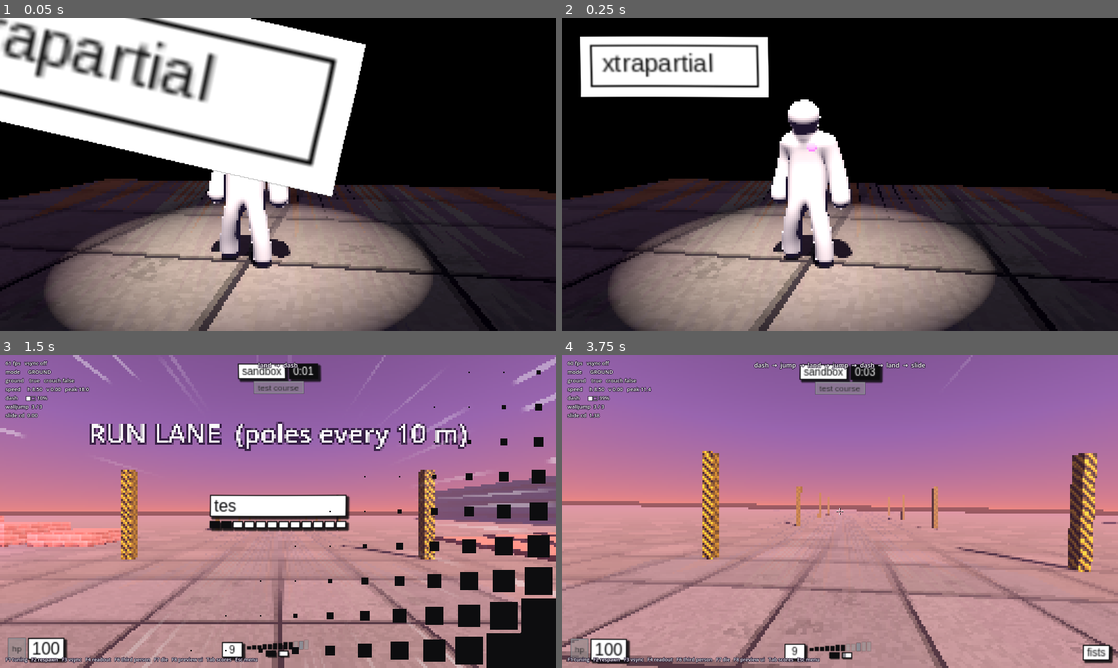
Above: before the commit, frames 1-4 (two rows, left to right).
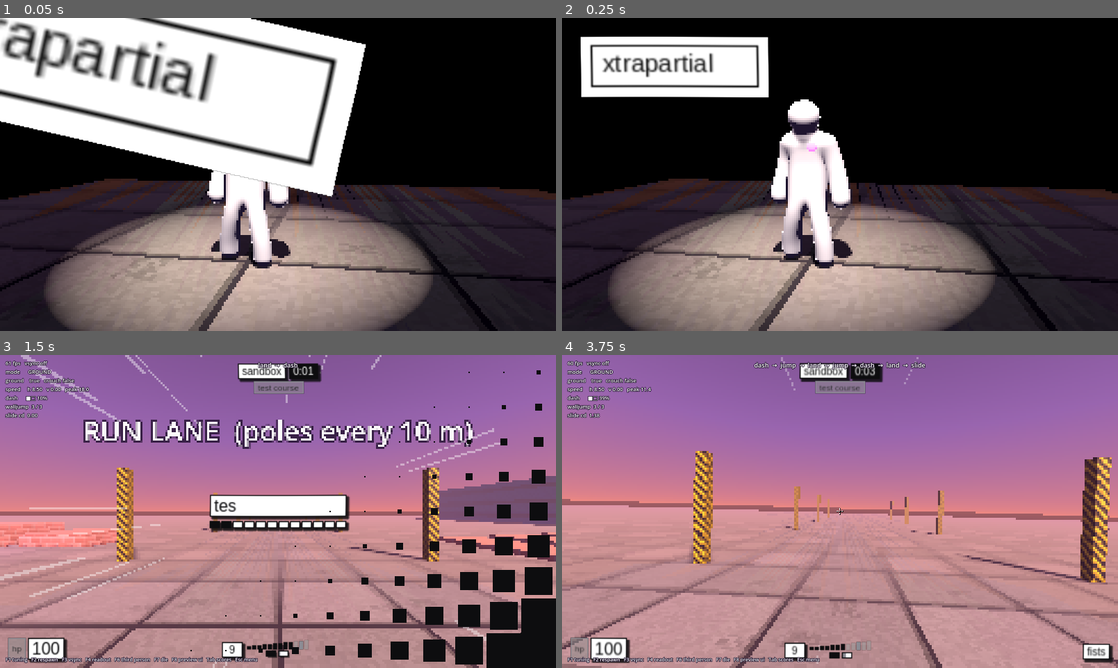
Above: after the commit, the same moments.

Repository: shrimpsooup2/xpl
Game: Godot game, scene res://scenes/main_menu.tscn
Two runs of this game, one before a commit and one after it. Both use one fixed random seed, a clock stepped at 60 frames per second and the inputs below.
Inputs (mouse positions are in pixels of both pictures, inside the frame that each line leads up to):
- Up to frame 1 (0.05 s): no input
- Up to frame 2 (0.25 s): no input
- Up to frame 3 (1.5 s): click "play" at 0.5 s; move the mouse to (305, 511) at 1.27 s; hold W (move_forward) from 1.28 s (still down); hold Shift (dash) from 1.28 s (still down)
- Up to frame 4 (3.75 s): keep holding W (move_forward); tap Space (jump) at 1.52, 2.27 s; click (867, 511) at 1.55 s; move the mouse to (812, 511) at 2.02 s; release Shift (dash) at 2.03 s; click (812, 511) at 2.1 s; tap Shift (dash) at 2.3 s; move the mouse to (851, 505) at 2.77 s; right-click (851, 505) at 2.85 s; click (851, 505) at 3.05 s; move the mouse to (834, 517) at 3.52 s; tap Ctrl (crouch) at 3.6 s; click (834, 517) at 3.67 s

Frame 1 is identical in both runs. In frame 2, 0.6% of the frame differs, in the area x 3-38%, y 5-26%; in frame 3, 11%; in frame 4, 14%, in the area x 0-100%, y 0-100%.

Commit message:
Snappy camera and HUD by default; camera smoothing setting
Reactions now snap in on the frame they happen and drop straight off:
- Camera kicks land as displacement and fall off on a critically damped
  spring (~0.2 s); the smashdown impact holds its slam for 50 ms.
- Shake is random jitter stepped at 30 Hz instead of a sine wobble.
- Slide tilt, slide widen and the smashdown stretch come in within a
  couple of frames; only the speed FOV still eases.
- The impact-frame punch holds through the beats, then snaps back.
- HUD knocks snap, the impact rattle holds then snaps back, UI kicks and
  crosshair spread recover faster, stamped tiles settle without wobble.
- Speed lines are thin, hard streaks redrawn at random 24 times a
  second; world rings and flash are quicker and thinner.

camera_smoothing (0-1, default 0) blends everything back toward the
smooth, springy feel (kicks swell in, shake wobbles, elastic settles,
streaming speed lines).

Co-Authored-By: Claude Opus 5.5 <noreply@anthropic.com>
Claude-Session: https://claude.ai/code/session_01Tj9HxZHYVTVMQ6X4MXNMBu

Diff:
--- a/src/player/player.gd
+++ b/src/player/player.gd
@@ -23,16 +23,17 @@
 const THIRD_PERSON_HEIGHT := 0.5
 ## Camera punch (punch_camera()), at strength 1 and default screen shake:
 ## zoom-in (degrees of vertical FOV), roll and pitch kick, a shove back
-## (meters), then a damped spring back. Slow enough that the view is still
-## visibly punched in when an impact frame's held beats end, then swings
-## out past rest into a recoil and settles in about half a second.
+## (meters), then a damped spring back. Snappy (camera smoothing 0): held
+## through the impact frame's beats, then a fast snap back with a small
+## recoil. Smooth (1): no hold, a slow swing out past rest.
 const PUNCH_FOV := 14.0
 const PUNCH_ROLL := deg_to_rad(5.0)
 const PUNCH_PITCH := deg_to_rad(2.0)
 const PUNCH_YAW := deg_to_rad(1.0)
 const PUNCH_PUSH := 0.12
-const PUNCH_FREQUENCY := 12.0  # rad/s
-const PUNCH_DAMPING := 0.45
+const PUNCH_HOLD := 0.08
+const PUNCH_FREQUENCY := Vector2(26.0, 12.0)  # rad/s: (snappy, smooth).
+const PUNCH_DAMPING := Vector2(0.55, 0.45)
 const PUNCH_TIME := 0.7
 
 # Camera reactions (GDD §10.3), at camera motion 1. The view only ever moves
@@ -48,15 +49,21 @@
 ## down (extra horizontal degrees).
 const SMASH_HANG_FOV := 8.0
 const SMASH_FOV := 22.0
-## Kicks ride one damped spring per channel: (vertical fov degrees, pitch,
-## roll, drop in meters). KICK_GAIN turns a wanted peak into a spring
-## impulse (for this stiffness and damping the peak is ~1/26 of it).
-const KICK_STIFFNESS := 170.0
-const KICK_DAMPING := 16.0
+## Kicks ride one spring per channel: (vertical fov degrees, pitch, roll,
+## drop in meters). Snappy: a kick lands in full on the frame it happens and
+## falls straight off (critically damped, gone in ~0.2 s). Smooth: it swells
+## in from an impulse and settles with a little overshoot (~0.4 s); KICK_GAIN
+## turns a wanted peak into that impulse. (snappy, smooth) pairs.
+const KICK_STIFFNESS := Vector2(576.0, 170.0)
+const KICK_DAMPING := Vector2(48.0, 16.0)
 const KICK_GAIN := 26.0
-## Shake at full trauma and default screen shake.
+## A smashdown impact holds its kick this long before letting go (snappy).
+const IMPACT_HOLD := 0.05
+## Shake at full trauma and default screen shake. Snappy shake is random
+## jitter stepped at SHAKE_RATE; smooth shake is a sine wobble.
 const SHAKE_POSITION := 0.05
 const SHAKE_ROTATION := deg_to_rad(1.2)
+const SHAKE_RATE := 30.0
 
 @export var movement_params: MovementParams
 @export var view_settings: ViewSettings
@@ -90,6 +97,9 @@
 var _punch_push := 0.0
 var _kick := Vector4.ZERO  # fov, pitch, roll, drop
 var _kick_velocity := Vector4.ZERO
+var _kick_hold := 0.0
+var _jitter := Vector3.ZERO
+var _jitter_timer := 0.0
 var _slide_look := 0.0  # 0..1 blend into the slide camera.
 var _slide_side := 1.0
 var _smash_look := 0.0  # -1 hang .. 1 descent.
@@ -259,8 +269,9 @@
 	model.follow(pos, yaw)
 	model.animate_movement(state, velocity)
 
+	var smooth := v.camera_smoothing
 	var target_eye := p.crouch_eye_height if state.crouched else p.stand_eye_height
-	_eye_height = move_toward(_eye_height, target_eye, EYE_HEIGHT_SPEED * delta)
+	_eye_height = move_toward(_eye_height, target_eye, lerpf(10.0, EYE_HEIGHT_SPEED, smooth) * delta)
 	_dip = move_toward(_dip, 0.0, DIP_RECOVER * delta)
 	var motion := v.camera_motion
 	var local := Basis(Vector3.UP, yaw).inverse() * velocity
@@ -271,12 +282,13 @@
 	var sliding := state.mode == MovementState.Mode.SLIDE
 	if sliding and _slide_look == 0.0:
 		_slide_side = -signf(local.x) if absf(local.x) > 0.5 else 1.0
-	_slide_look = move_toward(_slide_look, 1.0 if sliding else 0.0, delta * (7.0 if sliding else 3.0))
+	var slide_rate := lerpf(30.0, 7.0, smooth) if sliding else lerpf(14.0, 3.0, smooth)
+	_slide_look = move_toward(_slide_look, 1.0 if sliding else 0.0, delta * slide_rate)
 	target_roll += SLIDE_TILT * _slide_side * _slide_look * motion
 	if state.mode == MovementState.Mode.WALLRIDE:
 		var right := Basis(Vector3.UP, yaw) * Vector3.RIGHT
 		target_roll = -signf(state.wallride_normal.dot(right)) * deg_to_rad(v.wallride_tilt)
-	_roll = lerpf(_roll, target_roll, 1.0 - exp(-10.0 * delta))
+	_roll = lerpf(_roll, target_roll, 1.0 - exp(-lerpf(22.0, 10.0, smooth) * delta))
 
 	# Smashdown hang and descent.
 	var smash_target := 0.0
@@ -286,32 +298,39 @@
 		MovementState.Mode.SMASH:
 			smash_target = 1.0
 			_shake = maxf(_shake, 0.4)  # The descent rattles.
-	_smash_look = move_toward(_smash_look, smash_target, delta * 10.0)
+	_smash_look = move_toward(_smash_look, smash_target, delta * lerpf(30.0, 10.0, smooth))
 	_update_smash_marker()
 
-	_step_kicks(delta)
+	_step_kicks(delta, smooth)
 
 	# Shake: trauma squared, in position and rotation. Slides rumble.
-	_shake = maxf(_shake - delta * 2.2, 0.0)
+	_shake = maxf(_shake - delta * lerpf(4.0, 2.2, smooth), 0.0)
 	_shake_time += delta
+	_jitter_timer -= delta
+	if _jitter_timer <= 0.0:
+		_jitter_timer = 1.0 / SHAKE_RATE
+		_jitter = Vector3(randf_range(-1, 1), randf_range(-1, 1), randf_range(-1, 1))
 	var t := _shake_time
-	var noise := Vector3(sin(t * 71.0) + 0.6 * sin(t * 43.0 + 0.7), sin(t * 59.0 + 1.3) + 0.6 * sin(t * 37.0), sin(t * 53.0 + 2.1)) / 1.6
+	var wobble := Vector3(sin(t * 71.0) + 0.6 * sin(t * 43.0 + 0.7), sin(t * 59.0 + 1.3) + 0.6 * sin(t * 37.0), sin(t * 53.0 + 2.1)) / 1.6
+	var noise := _jitter.lerp(wobble, smooth)
 	var trauma := _shake * _shake * clampf(v.screen_shake / 0.3, 0.0, 3.0)
 	var shake_offset := Vector3(noise.x, noise.y, 0.0) * SHAKE_POSITION * trauma
 	var shake_rot := Vector3(noise.y, noise.x, noise.z) * SHAKE_ROTATION * trauma
-	shake_offset.y += sin(t * 97.0) * SLIDE_RUMBLE * hspeed / 10.0 * _slide_look * motion
-
-	# FOV: speed, slides, and the smashdown stretch, plus kicks.
+	shake_offset.y += noise.z * SLIDE_RUMBLE * hspeed / 10.0 * _slide_look * motion
+
+	# FOV: speed eases (speed itself changes gradually); slides and the
+	# smashdown come in as fast as their looks do; kicks on top.
 	var speed_t := clampf(inverse_lerp(p.run_speed, p.soft_speed_cap, hspeed), 0.0, 1.0)
-	var hfov := v.fov_horizontal + v.speed_fov_kick * speed_t
-	hfov += SLIDE_FOV * _slide_look * clampf(inverse_lerp(6.0, 14.0, hspeed), 0.0, 1.0) * motion
-	hfov += _smash_look * (SMASH_FOV if _smash_look > 0.0 else SMASH_HANG_FOV) * motion
 	if _fov <= 0.0:
 		_fov = camera.fov
-	_fov = lerpf(_fov, vfov_from_hfov_16_9(hfov), 1.0 - exp(-10.0 * delta))
+	var base_h := v.fov_horizontal + v.speed_fov_kick * speed_t
+	_fov = lerpf(_fov, vfov_from_hfov_16_9(base_h), 1.0 - exp(-6.0 * delta))
+	var extra_h := SLIDE_FOV * _slide_look * clampf(inverse_lerp(6.0, 14.0, hspeed), 0.0, 1.0) * motion
+	extra_h += _smash_look * (SMASH_FOV if _smash_look > 0.0 else SMASH_HANG_FOV) * motion
+	var extra := vfov_from_hfov_16_9(base_h + extra_h) - vfov_from_hfov_16_9(base_h)
 	_punch_time += delta
-	var punch := punch_spring(_punch_time)
-	camera.fov = _fov + _kick.x + _punch_fov * punch
+	var punch := punch_spring(_punch_time, smooth)
+	camera.fov = _fov + extra + _kick.x + _punch_fov * punch
 
 	# These only move the view; aim still follows yaw and pitch.
 	var basis := Basis.from_euler(Vector3(pitch + _kick.y, yaw, _roll + _kick.z) + _punch_rot * punch + shake_rot)
@@ -340,14 +359,20 @@
 	_shake = maxf(_shake, 0.5 + 0.5 * s)
 
 
-## Damped spring released from full displacement: 1 at the hit, swinging
-## through 0 into a recoil, settled by PUNCH_TIME. The HUD rides the same
-## curve so it moves with the camera.
-static func punch_spring(t: float) -> float:
+## The punch's curve: 1 at the hit (held for PUNCH_HOLD when snappy), then
+## a damped spring swinging through 0 into a recoil, settled by PUNCH_TIME.
+## The HUD rides the same curve so it moves with the camera.
+static func punch_spring(t: float, smoothing := 0.0) -> float:
+	var hold := PUNCH_HOLD * (1.0 - smoothing)
+	if t < hold:
+		return 1.0
+	t -= hold
 	if t >= PUNCH_TIME:
 		return 0.0
-	var ringing := PUNCH_FREQUENCY * sqrt(1.0 - PUNCH_DAMPING * PUNCH_DAMPING)
-	return exp(-PUNCH_DAMPING * PUNCH_FREQUENCY * t) * cos(ringing * t)
+	var frequency := lerpf(PUNCH_FREQUENCY.x, PUNCH_FREQUENCY.y, smoothing)
+	var damping := lerpf(PUNCH_DAMPING.x, PUNCH_DAMPING.y, smoothing)
+	var ringing := frequency * sqrt(1.0 - damping * damping)
+	return exp(-damping * frequency * t) * cos(ringing * t)
 
 
 func _react(e: Dictionary) -> void:
@@ -377,6 +402,7 @@
 			# The heavy one: the view slams down, pitches in, twists, snaps in.
 			var s := clampf(0.5 + e.drop / 10.0, 0.5, 1.4)
 			_kick_camera(-10.0 * s, -6.0 * s, (3.5 if randf() < 0.5 else -3.5) * s, 0.38 * s)
+			_kick_hold = IMPACT_HOLD * (1.0 - view_settings.camera_smoothing)
 			_shake = clampf(0.55 + e.drop * 0.05, 0.0, 1.0)
 			if view_settings.landing_dip:
 				_dip = DIP_MAX
@@ -388,19 +414,27 @@
 			SmashFx.launch(get_parent(), global_position)
 
 
-## Adds a kick to the camera spring: wanted peaks in vertical fov degrees,
-## pitch and roll degrees, and drop meters (positive drops the view).
+## Adds a kick to the camera: wanted peaks in vertical fov degrees, pitch
+## and roll degrees, and drop meters (positive drops the view). Snappy kicks
+## land as displacement right away; smooth ones as an impulse that swells.
 ## Scales with camera motion.
 func _kick_camera(fov: float, pitch_deg: float, roll_deg: float, drop: float) -> void:
-	var peak := Vector4(fov, deg_to_rad(pitch_deg), deg_to_rad(roll_deg), drop)
-	_kick_velocity += peak * KICK_GAIN * view_settings.camera_motion
-
-
-func _step_kicks(delta: float) -> void:
+	var peak := Vector4(fov, deg_to_rad(pitch_deg), deg_to_rad(roll_deg), drop) * view_settings.camera_motion
+	var smooth := view_settings.camera_smoothing
+	_kick += peak * (1.0 - smooth)
+	_kick_velocity += peak * smooth * KICK_GAIN
+
+
+func _step_kicks(delta: float, smooth: float) -> void:
+	if _kick_hold > 0.0:
+		_kick_hold -= delta
+		return
+	var stiffness := lerpf(KICK_STIFFNESS.x, KICK_STIFFNESS.y, smooth)
+	var damping := lerpf(KICK_DAMPING.x, KICK_DAMPING.y, smooth)
 	var steps := maxi(1, ceili(delta * 240.0))
 	var h := delta / steps
 	for i in steps:
-		_kick_velocity += (-_kick * KICK_STIFFNESS - _kick_velocity * KICK_DAMPING) * h
+		_kick_velocity += (-_kick * stiffness - _kick_velocity * damping) * h
 		_kick += _kick_velocity * h
 
 
--- a/src/player/view_settings.gd
+++ b/src/player/view_settings.gd
@@ -17,6 +17,10 @@
 ## smashdown's stretch and slam (GDD §10.3). 0 turns all of it off. It never
 ## moves on its own.
 @export_range(0.0, 1.0, 0.05) var camera_motion: float = 1.0
+## How smoothly the camera and HUD react. 0 (default) is fast and jerky:
+## kicks snap in on the frame and drop straight off, shake jitters. 1 eases
+## everything in and lets it settle with a little overshoot.
+@export_range(0.0, 1.0, 0.05) var camera_smoothing: float = 0.0
 ## Streaks at the screen edges when you're fast (GDD §10.4).
 @export var speed_lines: bool = true
 ## How much the UI moves on its own: HUD sway, UI kicks and shakes, the idle
--- a/src/render/smash_fx.gd
+++ b/src/render/smash_fx.gd
@@ -5,8 +5,8 @@
 ## projected on the ground where a descending smashdown will land. Flat,
 ## unshaded, white: they read against any floor and to every player.
 
-const RING_TIME := 0.4
-const FLASH_TIME := 0.16
+const RING_TIME := 0.22
+const FLASH_TIME := 0.07
 ## Shockwave reach at impact (GDD: 3.5 m radius).
 const SHOCKWAVE_RADIUS := 3.5
 
@@ -25,7 +25,7 @@
 
 ## A slam bounce's launch: one small, quick ring.
 static func launch(parent: Node, at: Vector3) -> void:
-	_ring(parent, at, 0.2, 1.4, 0.25, 0.7)
+	_ring(parent, at, 0.2, 1.4, 0.15, 0.7)
 
 
 ## The landing tell: a flat ring you place and scale every frame.
@@ -79,7 +79,7 @@
 static func _ring_shape() -> TorusMesh:
 	if _ring_mesh == null:
 		_ring_mesh = TorusMesh.new()
-		_ring_mesh.inner_radius = 0.88
+		_ring_mesh.inner_radius = 0.93
 		_ring_mesh.outer_radius = 1.0
 		_ring_mesh.rings = 32
 		_ring_mesh.ring_segments = 4
--- a/src/render/speed_lines.gd
+++ b/src/render/speed_lines.gd
@@ -1,7 +1,8 @@
 class_name SpeedLines
 extends CanvasLayer
-## Speed lines (GDD §10.4): streaks at the screen edges racing outward from
-## where you're heading, growing with your speed (vertical included, so a
+## Speed lines (GDD §10.4): thin streaks at the screen edges pointing out
+## from where you're heading (redrawn at random in steps, or streaming when
+## the camera is set smooth), growing with your speed (vertical included, so a
 ## smashdown's descent streams them). Dashes, smashdown descents, and slam
 ## bounces kick them up for a moment. Sits over the 3D and under the HUD.
 ## Off with ViewSettings.speed_lines.
@@ -12,8 +13,9 @@
 ## Extra burst on dashes, bounces, and smashdown descents; how fast it fades.
 const BURST_DASH := 0.6
 const BURST_BOUNCE := 0.7
-const BURST_DECAY := 2.0
-const SMOOTHING := 10.0
+const BURST_DECAY := 3.0
+## How fast the lines follow your speed: (snappy, smooth), by camera smoothing.
+const SMOOTHING := Vector2(20.0, 10.0)
 
 var player: Player
 
@@ -52,7 +54,9 @@
 			_burst = maxf(_burst, 0.8)
 	_burst = maxf(_burst - BURST_DECAY * delta, 0.0)
 	target = clampf(target + _burst, 0.0, 1.0) if on else 0.0
-	_amount = lerpf(_amount, target, 1.0 - exp(-SMOOTHING * delta))
+	var smooth := player.view_settings.camera_smoothing if player else 0.0
+	_amount = lerpf(_amount, target, 1.0 - exp(-lerpf(SMOOTHING.x, SMOOTHING.y, smooth) * delta))
+	_material.set_shader_parameter(&"stepped", 1.0 if smooth < 0.5 else 0.0)
 	_rect.visible = _amount > 0.01
 	if not _rect.visible:
 		return
--- a/src/render/speed_lines.gdshader
+++ b/src/render/speed_lines.gdshader
@@ -1,13 +1,19 @@
 shader_type canvas_item;
-// Speed lines: white streaks racing outward from where you're heading, at
-// the edges of the screen, chunky like the rest of the picture.
+// Speed lines: thin white streaks at the screen edges pointing out from
+// where you're heading, chunky like the rest of the picture. Stepped (the
+// default): every line is redrawn at random several times a second, like
+// hand-drawn anime lines. Smooth: dashes stream outward continuously.
 
 // 0..1: how many lines, how long, how bright.
 uniform float amount = 0.0;
 // Where you're heading, in screen UV (can be off-screen).
 uniform vec2 focus = vec2(0.5);
-// +1 streaks flow outward (moving toward the focus), -1 inward.
+// +1 streams outward (moving toward the focus), -1 inward. Smooth only.
 uniform float flow = 1.0;
+// 1 = stepped redraws, 0 = smooth streaming.
+uniform float stepped = 1.0;
+// Redraws per second when stepped.
+uniform float rate = 24.0;
 // Radius (screen heights) around the focus that stays clear.
 uniform float clear_radius = 0.34;
 // Screen pixels per line pixel, to match the low-res 3D.
@@ -22,16 +28,29 @@
 	vec2 uv = (floor(SCREEN_UV * size / pixel) + 0.5) * pixel / size;
 	vec2 d = (uv - focus) * vec2(size.x / size.y, 1.0);
 	float r = length(d);
-	float a = (atan(d.y, d.x) / 6.2831853 + 0.5) * 120.0;
+	float a = (atan(d.y, d.x) / 6.2831853 + 0.5) * 200.0;
 	float cell = floor(a);
-	float seed = hash(cell);
-	float seed2 = hash(cell + 91.7);
-	// Thin lines inside their wedge, only some wedges lit.
-	float thin = step(abs(fract(a) - 0.5), 0.1 + 0.12 * seed);
-	float lit = step(1.0 - amount * 0.5, seed2);
-	// Dashes streaming along the ray.
-	float t = fract(r * (1.2 + seed * 1.5) - flow * TIME * (1.8 + 2.5 * seed2) + seed * 9.0);
-	float dash = smoothstep(0.0, 0.08, t) * (1.0 - smoothstep(0.25 + 0.3 * amount, 0.7, t));
-	float edge = smoothstep(clear_radius, clear_radius + 0.45, r);
-	COLOR = vec4(1.0, 1.0, 1.0, thin * lit * dash * edge * (0.2 + 0.35 * amount));
+	float alpha;
+	if (stepped > 0.5) {
+		// Each redraw picks new lines: where they start and how long they are.
+		float frame = floor(TIME * rate);
+		float seed = hash(cell + frame * 37.31);
+		float seed2 = hash(cell * 1.7 + frame * 11.13 + 5.0);
+		float lit = step(1.0 - amount * 0.35, seed);
+		float thin = step(abs(fract(a) - 0.5), 0.12 + 0.12 * seed2);
+		float start = clear_radius + seed2 * 0.35;
+		float len = 0.15 + 0.6 * amount * seed;
+		float on = step(start, r) * step(r, start + len);
+		alpha = lit * thin * on * (0.3 + 0.35 * amount);
+	} else {
+		float seed = hash(cell);
+		float seed2 = hash(cell + 91.7);
+		float thin = step(abs(fract(a) - 0.5), 0.1 + 0.12 * seed);
+		float lit = step(1.0 - amount * 0.45, seed2);
+		float t = fract(r * (1.2 + seed * 1.5) - flow * TIME * (1.8 + 2.5 * seed2) + seed * 9.0);
+		float dash = smoothstep(0.0, 0.08, t) * (1.0 - smoothstep(0.25 + 0.3 * amount, 0.7, t));
+		float edge = smoothstep(clear_radius, clear_radius + 0.45, r);
+		alpha = thin * lit * dash * edge * (0.2 + 0.35 * amount);
+	}
+	COLOR = vec4(1.0, 1.0, 1.0, alpha);
 }
--- a/src/ui/crosshair.gd
+++ b/src/ui/crosshair.gd
@@ -74,7 +74,7 @@
 		_mark_time = maxf(_mark_time - delta, 0.0)
 		queue_redraw()
 	if _bump > 0.0:
-		_bump = maxf(_bump - BUMP_DECAY * delta * maxf(_bump, 0.3), 0.0)
+		_bump = maxf(_bump - BUMP_DECAY * lerpf(2.0, 1.0, LofiUI.smoothing) * delta * maxf(_bump, 0.3), 0.0)
 		queue_redraw()
 
 
--- a/src/ui/game_hud.gd
+++ b/src/ui/game_hud.gd
@@ -29,8 +29,9 @@
 const TIMER_PANIC := 5
 
 # Sway (canvas pixels): a damped spring pulled by look speed and velocity.
-const SWAY_SPRING := 140.0
-const SWAY_DAMPING := 15.0
+## (snappy, smooth), blended by camera smoothing.
+const SWAY_SPRING := Vector2(420.0, 140.0)
+const SWAY_DAMPING := Vector2(40.0, 15.0)
 ## Pixels per rad/s of mouse look.
 const SWAY_LOOK := 0.9
 ## Pixels per m/s of vertical speed (falling lifts the HUD).
@@ -44,6 +45,8 @@
 const KNOCK_LAND_MAX := 110.0
 const KNOCK_DASH := 70.0
 const KNOCK_SMASH := 150.0
+## Seconds that turn a knock impulse into an instant displacement (snappy).
+const KNOCK_SNAP := 0.05
 ## Pop-ups sit this far above the crosshair and drift up by POPUP_DRIFT.
 const POPUP_Y := -34.0
 const POPUP_DRIFT := 6.0
@@ -465,8 +468,10 @@
 	for c: Control in _groups():
 		c.pivot_offset = c.size * 0.5
 		c.rotation = randf_range(0.5, 1.0) * (1.0 if randf() < 0.5 else -1.0) * IMPACT_RATTLE * s
-		c.create_tween().tween_property(c, "rotation", 0.0, 0.6) \
-				.set_trans(Tween.TRANS_ELASTIC).set_ease(Tween.EASE_OUT)
+		# Held through the impact frame's beats like the camera, then settles.
+		var t := c.create_tween()
+		t.tween_interval(Player.PUNCH_HOLD * (1.0 - LofiUI.smoothing) + 0.001)
+		LofiUI.settle(t, c, "rotation", 0.0)
 
 
 # --- Motion -------------------------------------------------------------------
@@ -509,18 +514,25 @@
 		target.y += player.velocity.y * SWAY_FALL
 		lean = -local.x * LEAN
 	target = target.limit_length(SWAY_MAX)
-	_sway_velocity += ((target - _sway) * SWAY_SPRING - _sway_velocity * SWAY_DAMPING) * delta
-	_sway += _sway_velocity * delta
+	var spring := lerpf(SWAY_SPRING.x, SWAY_SPRING.y, LofiUI.smoothing)
+	var damping := lerpf(SWAY_DAMPING.x, SWAY_DAMPING.y, LofiUI.smoothing)
+	var steps := maxi(1, ceili(delta * 240.0))
+	for i in steps:
+		_sway_velocity += ((target - _sway) * spring - _sway_velocity * damping) * (delta / steps)
+		_sway += _sway_velocity * (delta / steps)
 	_sway = _sway.limit_length(SWAY_MAX * 2.0)
 	position = _sway * LofiUI.motion
 	pivot_offset = size * 0.5
 	rotation = lerpf(rotation, lean * LofiUI.motion, minf(delta * 8.0, 1.0))
 	_impact_time += delta
-	scale = Vector2.ONE * (1.0 + _impact_zoom * Player.punch_spring(_impact_time))
-
-
+	scale = Vector2.ONE * (1.0 + _impact_zoom * Player.punch_spring(_impact_time, LofiUI.smoothing))
+
+
+## A knock from a movement event (impulse in px/s of spring velocity).
+## Snappy: it lands as displacement this frame. Smooth: it swells in.
 func _knock(impulse: Vector2) -> void:
-	_sway_velocity += impulse
+	_sway += impulse * KNOCK_SNAP * (1.0 - LofiUI.smoothing)
+	_sway_velocity += impulse * LofiUI.smoothing
 
 
 ## -1..1: how far a world direction points to the view's right.
--- a/src/ui/game_ui.gd
+++ b/src/ui/game_ui.gd
@@ -72,6 +72,7 @@
 	# Live, so the tuning panel's slider takes effect straight away.
 	if player and player.view_settings:
 		LofiUI.motion = player.view_settings.ui_motion
+		LofiUI.smoothing = player.view_settings.camera_smoothing
 
 
 func _unhandled_input(event: InputEvent) -> void:
--- a/src/ui/lofi_layer.gd
+++ b/src/ui/lofi_layer.gd
@@ -20,8 +20,8 @@
 const KICK_SHAKE := 3.0
 const KICK_ZOOM := 0.035
 const KICK_WARP := 1.6
-## How fast a kick dies away (strength per second).
-const KICK_DECAY := 3.5
+## How fast a kick dies away (strength per second): (snappy, smooth).
+const KICK_DECAY := Vector2(6.0, 3.5)
 
 var canvas: Control
 var interactive := false:
@@ -63,7 +63,7 @@
 
 
 func _process(delta: float) -> void:
-	_kick = maxf(_kick - KICK_DECAY * delta, 0.0)
+	_kick = maxf(_kick - lerpf(KICK_DECAY.x, KICK_DECAY.y, LofiUI.smoothing) * delta, 0.0)
 	var k := _kick * _kick
 	var shake := Vector2(randf_range(-1.0, 1.0), randf_range(-1.0, 1.0)) * KICK_SHAKE * k
 	_material.set_shader_parameter(&"offset", shake)
--- a/src/ui/lofi_ui.gd
+++ b/src/ui/lofi_ui.gd
@@ -32,6 +32,9 @@
 ## wobble all scale with this (ViewSettings.ui_motion). Things still come
 ## and go at 0, they just don't shake.
 static var motion := 1.0
+## How smoothly things settle (ViewSettings.camera_smoothing): 0 snaps and
+## drops straight off, 1 eases and wobbles into place.
+static var smoothing := 0.0
 
 static var _theme: Theme
 
@@ -234,7 +237,7 @@
 		t.tween_property(control, "scale", Vector2.ONE, 0.14).set_trans(Tween.TRANS_EXPO).set_ease(Tween.EASE_IN)
 		t.tween_property(control, "rotation", settle, 0.14).set_trans(Tween.TRANS_QUAD).set_ease(Tween.EASE_IN)
 		t.chain().tween_callback(kick.bind(control, kick_strength))
-		t.chain().tween_property(control, "rotation", 0.0, 0.5).set_trans(Tween.TRANS_ELASTIC).set_ease(Tween.EASE_OUT))
+		settle(t.chain(), control, "rotation", 0.0))
 
 
 ## Blows a control up and away (for "go" and other exits with a bang).
@@ -333,7 +336,7 @@
 			t.tween_property(tile, "rotation", randf_range(-0.06, 0.06), 0.16)
 			if i == boxes.size() - 1:
 				t.tween_callback(kick.bind(tile, kick_strength))
-			t.tween_property(tile, "rotation", 0.0, 0.6).set_trans(Tween.TRANS_ELASTIC).set_ease(Tween.EASE_OUT))
+			settle(t, tile, "rotation", 0.0))
 
 
 ## Slams a row of letter tiles down one after another, each from big and
@@ -356,7 +359,7 @@
 			t.parallel().tween_property(tile, "rotation", randf_range(-0.12, 0.12), 0.12)
 			if i == boxes.size() - 1:
 				t.tween_callback(kick.bind(tile, kick_strength))
-			t.tween_property(tile, "rotation", 0.0, 0.5).set_trans(Tween.TRANS_ELASTIC).set_ease(Tween.EASE_OUT))
+			settle(t, tile, "rotation", 0.0))
 	return boxes.size() * stagger + 0.12
 
 
@@ -388,6 +391,15 @@
 		node.get_tree().call_group(LofiLayer.GROUP, &"kick", strength)
 
 
+# Brings a property back to rest: a quick snap when snappy, an elastic
+# wobble when smooth.
+static func settle(t: Tween, target: Object, property: String, rest: Variant) -> void:
+	if smoothing >= 0.5:
+		t.tween_property(target, property, rest, 0.55).set_trans(Tween.TRANS_ELASTIC).set_ease(Tween.EASE_OUT)
+	else:
+		t.tween_property(target, property, rest, 0.12).set_trans(Tween.TRANS_EXPO).set_ease(Tween.EASE_OUT)
+
+
 # Runs fn on the next frame, after containers have sorted their children.
 # Skipped if the control is freed first (held weakly, so a freed control
 # never reaches the callback).
--- a/tests/ui_tests.gd
+++ b/tests/ui_tests.gd
@@ -318,3 +318,22 @@
 	player.view_settings.speed_lines = false
 	await frames(40)
 	near(ui.speed_lines.amount(), 0.0, 0.01, "gone when switched off")
+
+
+func test_camera_smoothing_snaps_or_eases() -> void:
+	await frames(120)
+	var rest := player.camera.fov
+	player._react({"type": &"slam_bounce"})
+	await frames(1)
+	var snappy_first := player.camera.fov - rest
+	check(snappy_first > 9.0, "snappy: the kick lands on the first frame (+%.1f)" % snappy_first)
+	await frames(60)
+	near(player.camera.fov, rest, 0.05, "snappy kick gone")
+	player.view_settings.camera_smoothing = 1.0
+	player._react({"type": &"slam_bounce"})
+	await frames(1)
+	var smooth_first := player.camera.fov - rest
+	await frames(5)
+	var smooth_later := player.camera.fov - rest
+	check(smooth_first < snappy_first * 0.6, "smooth: it starts small (+%.1f)" % smooth_first)
+	check(smooth_later > smooth_first, "and builds (+%.1f)" % smooth_later)
Not shown, changed: docs/GDD.md
